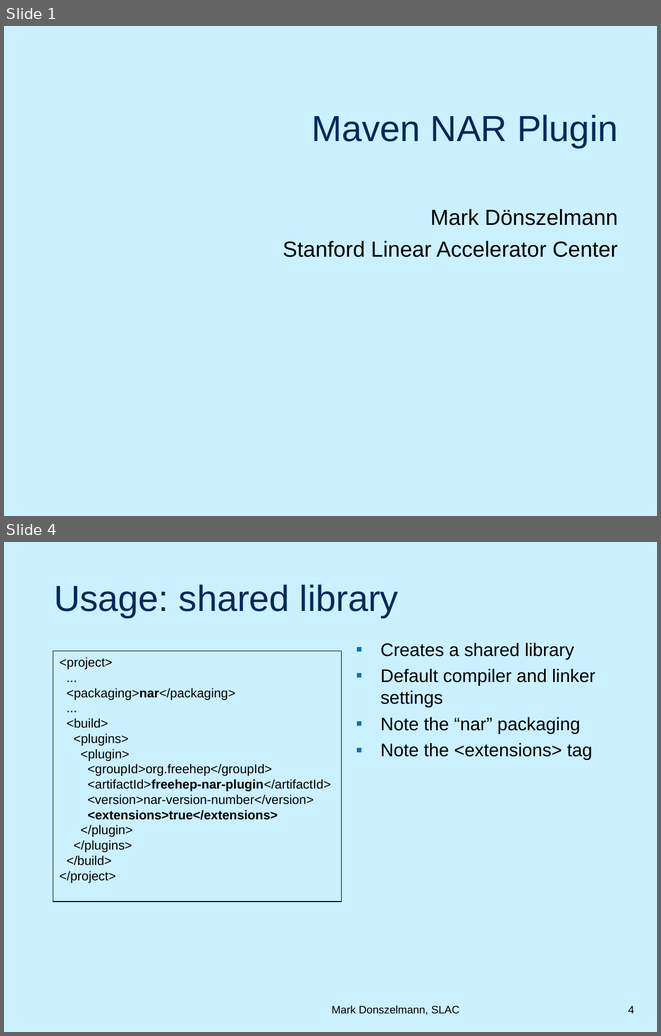
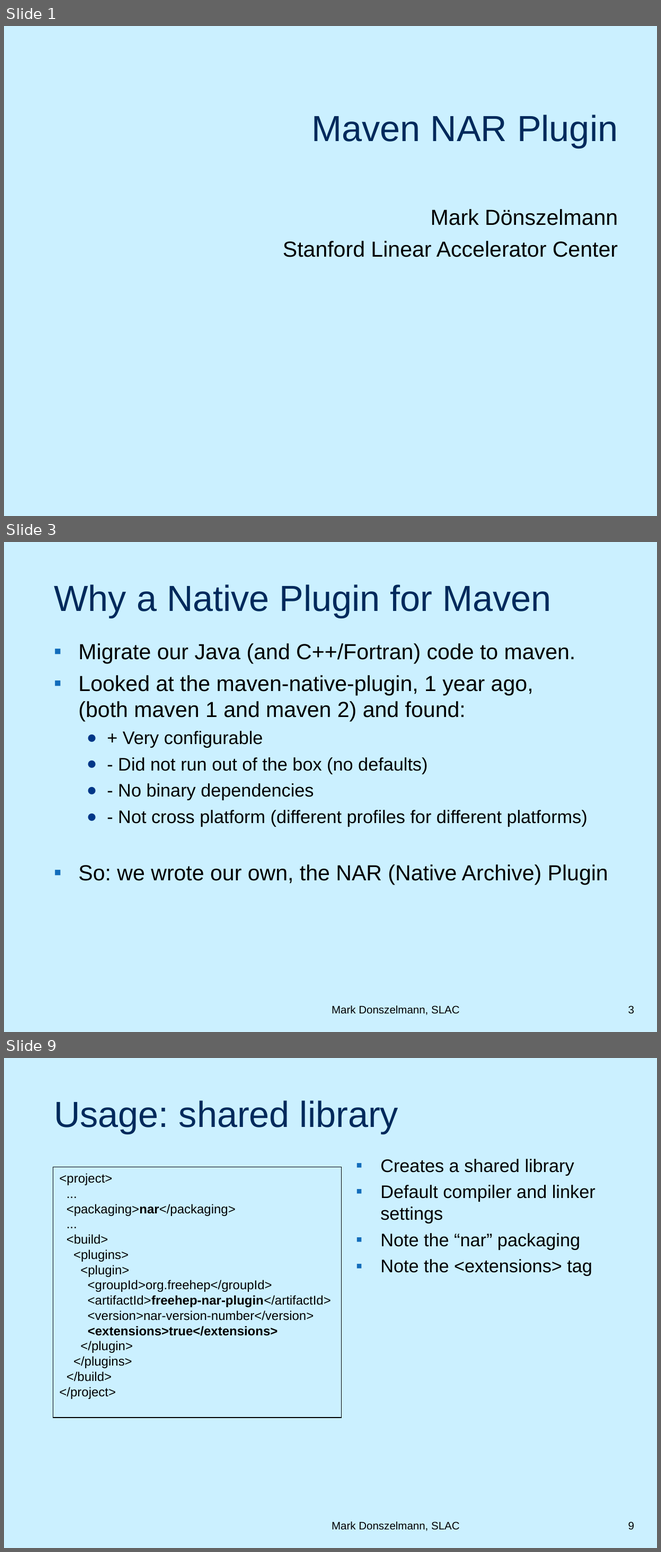
Before and after one commit to duns/freehep-nar-plugin, a slide deck: src/site/NARPlugin.ppt. Shown one above the other, each under a label of ours: slides 1 and 4 before the commit, slides 1, 3 and 9 after it; the slides between them are not shown. The pictures are 661x1036 and 661x1552 pixels, drawn with LibreOffice and Linux fonts; fonts in the diff are those of the drawing; background and template pictures are left out. Boxes give left, top, right and bottom in pixels: in the first picture for what was removed or moved away, otherwise in the second. Text is boxed around its words. In the diff, an @@ line names an element or a change of style, - is before the commit and + after.

```diff
--- a/src/site/NARPlugin.ppt
+++ b/src/site/NARPlugin.ppt
@@ slide 3 added at (x1=4, y1=542, x2=657, y2=1032), background picture (left out) @@
@@ title added at (x1=54, y1=584, x2=551, y2=617), 40 pt, text #00295B @@
+Why a Native Plugin for Maven
@@ text added at (x1=78, y1=643, x2=608, y2=884), 24 pt, text #000000 @@
+▪ Migrate our Java (and C++/Fortran) code to maven.
+▪ Looked at the maven-native-plugin, 1 year ago,
+  (both maven 1 and maven 2) and found:
+  ● + Very configurable
+  ● - Did not run out of the box (no defaults)
+  ● - No binary dependencies
+  ● - Not cross platform (different profiles for different platforms)
+▪ So: we wrote our own, the NAR (Native Archive) Plugin
@@ text added at (x1=332, y1=1005, x2=460, y2=1015), 12 pt, text #000000 @@
+Mark Donszelmann, SLAC
@@ page number added at (x1=628, y1=1005, x2=634, y2=1014), 12 pt, text #000000 @@
+3
@@ what was slide 4 is now slide 9 @@
@@ page number at (x1=628, y1=1521, x2=634, y2=1530): text changed @@
-4
+9
```
Also in this commit, not shown: 11 slides changed, 9 other slides added, 1 other file.
